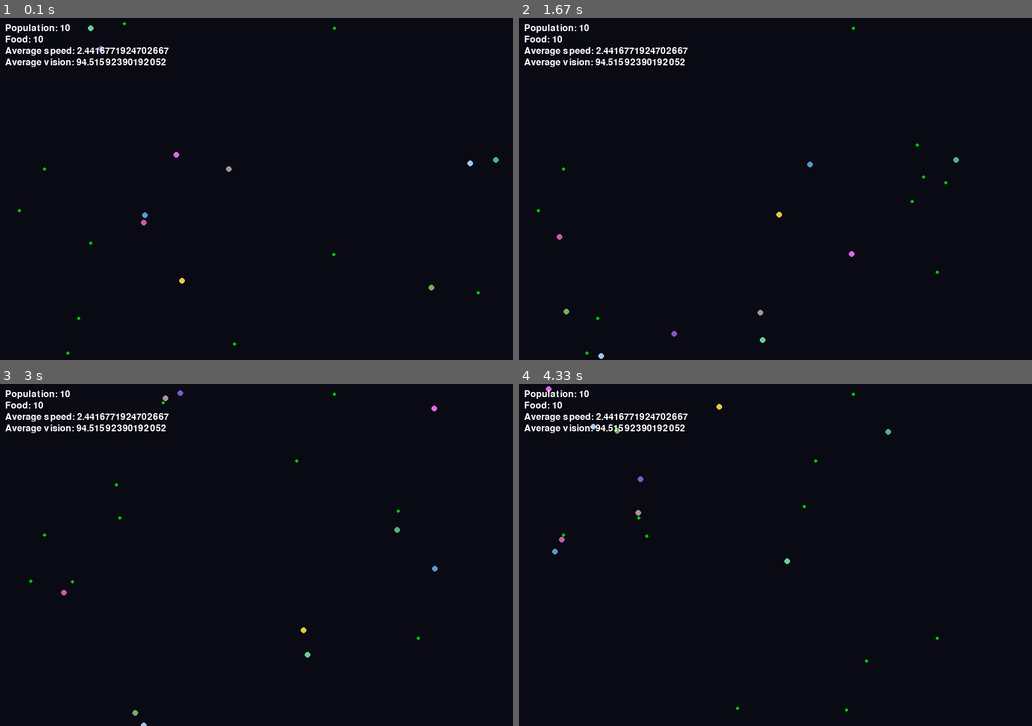
Above: before the commit, frames 1-4 (two rows, left to right).
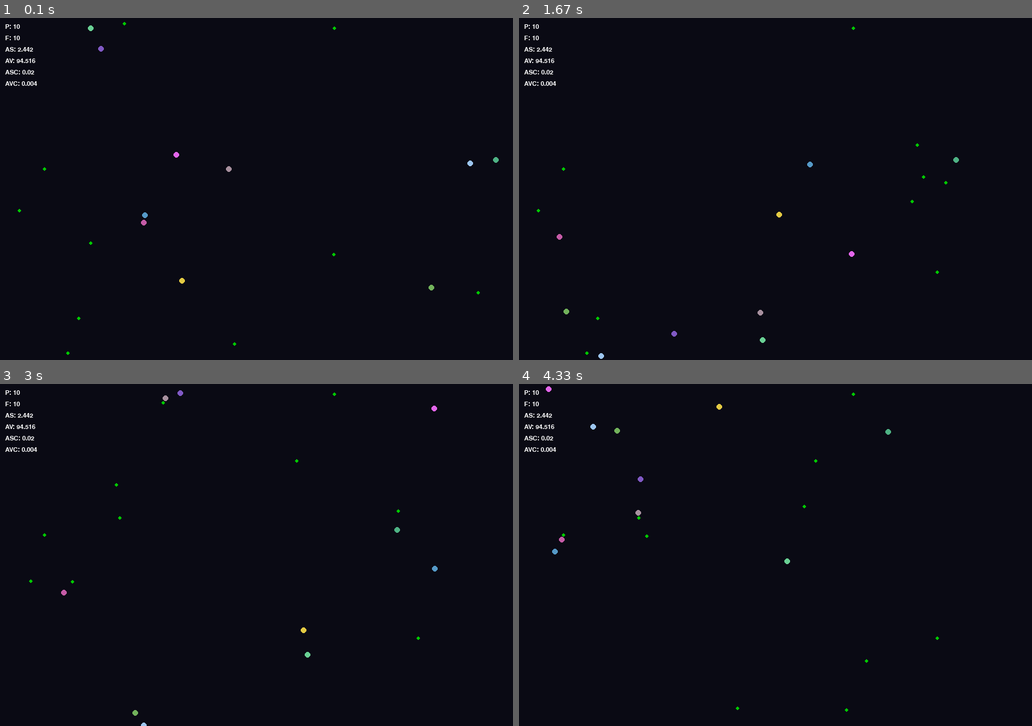
Above: after the commit, the same moments.

Repository: mikhailDyoshin/pygamePlayground
Game: pygame game, started from main.py
Same seed, same stepped clock (60 frames per second), same inputs: the game is played once before the commit and once after it.
Inputs:
- Up to frame 1 (0.1 s): no input
- Up to frame 2 (1.67 s): no input
- Up to frame 3 (3 s): no input
- Up to frame 4 (4.33 s): no input

The runs differ from the first frame. In frame 1, 1.0% of the frame differs, in the area x 1-33%, y 1-20%; in frame 2, 1.0%; in frame 3, 1.0%; in frame 4, 1.0%.

Commit message:
Fixed bugs, refactored

Diff:
--- a/display_data.py
+++ b/display_data.py
@@ -12,9 +12,15 @@
 
 plt.subplot(311)
 plt.plot(timestamps, population)
+plt.title("Population")
+
 plt.subplot(312)
 plt.plot(timestamps, speed)
+plt.title("Speed")
+
 plt.subplot(313)
 plt.plot(timestamps, vision)
+plt.title("Vision")
+
 plt.suptitle("Evolution")
 plt.savefig("evolution.png")
--- a/evolution_sim/agents/creature.py
+++ b/evolution_sim/agents/creature.py
@@ -3,8 +3,8 @@
 from pygame import Vector2
 
 LINE_TIMER = 100
-SPEED_COST = 0.002
-VISION_COST = 0.00005
+SPEED_COST = 0.008
+VISION_COST = 0.00004
 
 
 def screen_border(
@@ -152,7 +152,7 @@
         child.vision = max(10, self.vision + random.uniform(-10, 10))
 
         child.coord = Vector2(self.coord.x, self.coord.y)
-        child.color = self.mutate_color()
+        child.color = self.color
         self.child = child
         world.creatures.append(child)
 
--- a/evolution_sim/render/renderer.py
+++ b/evolution_sim/render/renderer.py
@@ -5,16 +5,18 @@
 class Renderer:
     def __init__(self, screen):
         self.screen = screen
-        self.font = pygame.font.SysFont(None, 24)
+        self.font = pygame.font.SysFont(None, 16)
 
     def draw(self, world: World):
         self.screen.fill((10, 10, 20))
 
         strings = (
-            f"Population: {len(world.creatures)}",
-            f"Food: {len(world.food)}",
-            f"Average speed: {world.avg_speed}",
-            f"Average vision: {world.avg_vision}",
+            f"P: {len(world.creatures)}",
+            f"F: {len(world.food)}",
+            f"AS: {round(world.avg_speed, 3)}",
+            f"AV: {round(world.avg_vision, 3)}",
+            f"ASC: {round(world.avg_speed_cost, 3)}",
+            f"AVC: {round(world.avg_vision_cost, 3)}",
         )
 
         # food
--- a/evolution_sim/world/world.py
+++ b/evolution_sim/world/world.py
@@ -1,4 +1,4 @@
-from evolution_sim.agents.creature import Creature
+from evolution_sim.agents.creature import Creature, SPEED_COST, VISION_COST
 from evolution_sim.world.food import Food
 
 FOOD_NUMBER = 10
@@ -20,7 +20,9 @@
             self.food.append(Food(w, h))
 
         self.avg_speed = 0
+        self.avg_speed_cost = 0
         self.avg_vision = 0
+        self.avg_vision_cost = 0
         self.population = len(self.creatures)
 
     def update(self):
@@ -30,6 +32,7 @@
 
         # cleanup dead creatures
         self.creatures = [c for c in self.creatures if not c.dead]
+        self.population = len(self.creatures)
 
         # slowly respawn food
         if len(self.food) < FOOD_NUMBER:
@@ -45,5 +48,5 @@
             if self.population != 0
             else 0
         )
-
-        self.population = len(self.creatures)
+        self.avg_speed_cost = self.avg_speed * SPEED_COST
+        self.avg_vision_cost = self.avg_vision * VISION_COST
